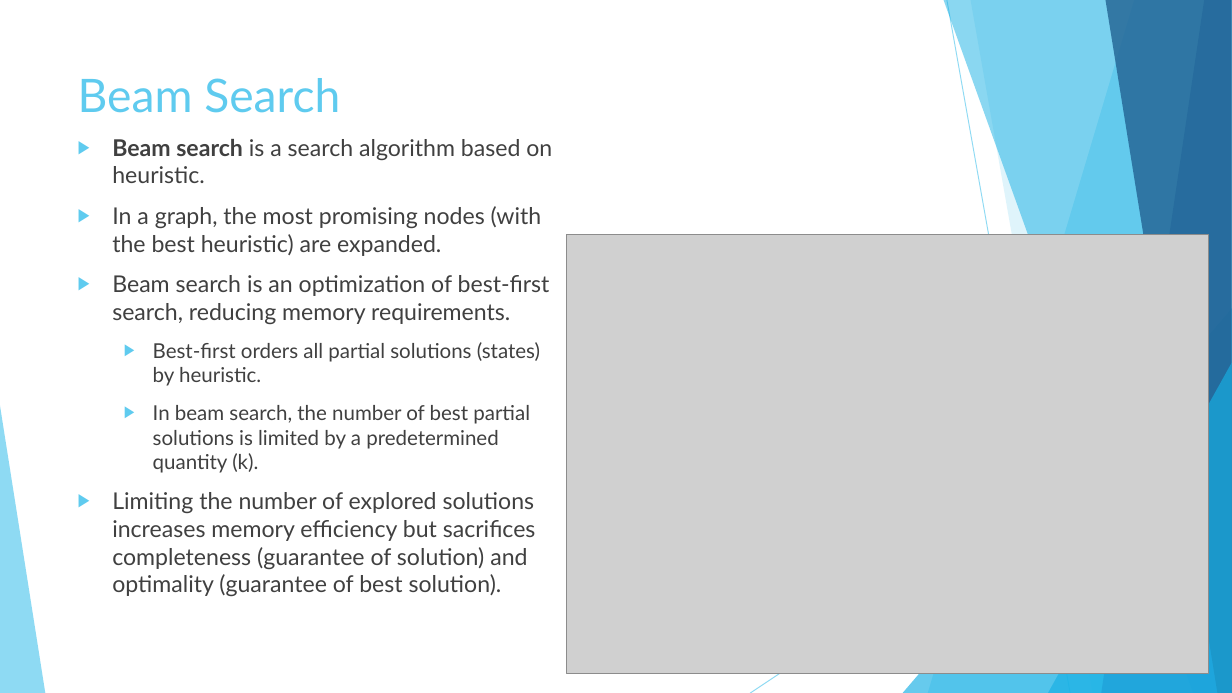
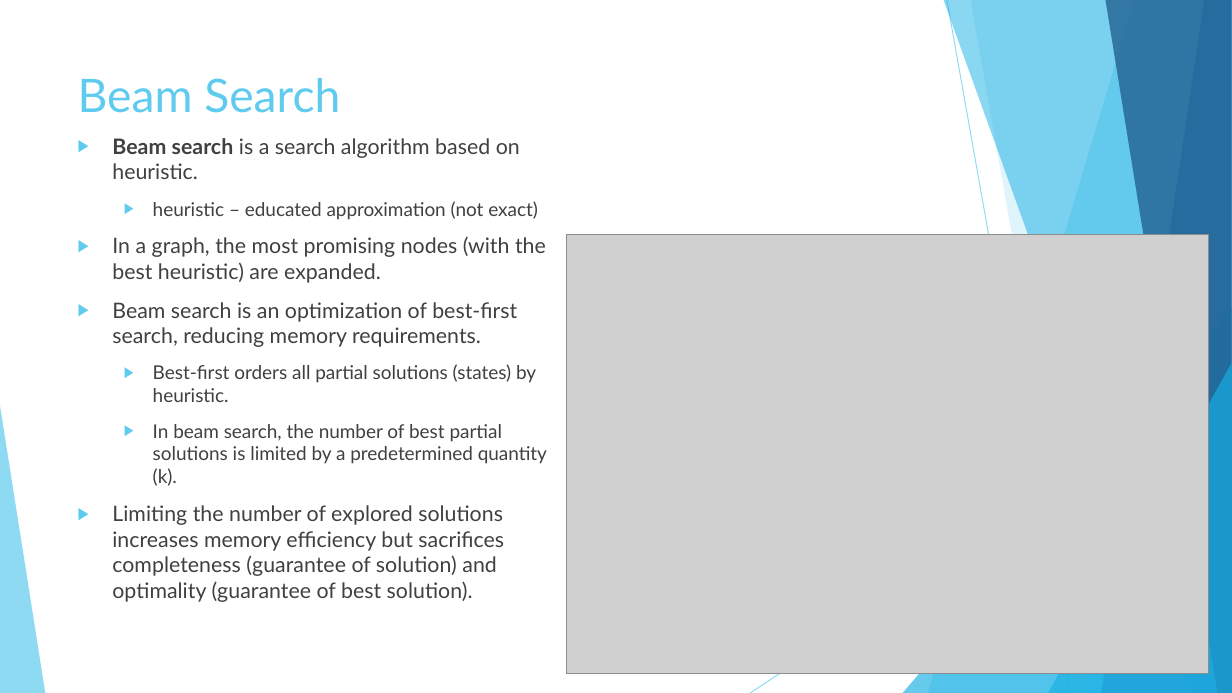
Before and after one commit to nbelliot/comp401, a slide deck: slide 2 of presentation2/Presentation.pptx. Drawn at 1232x693 pixels with LibreOffice and Linux fonts; fonts in the diff are those of the drawing; grey boxes stand for pictures. Boxes give left, top, right and bottom in pixels: in the first picture for what was removed or moved away, otherwise in the second. Text is boxed around its words. In the diff, an @@ line names an element or a change of style, - is before the commit and + after.

```diff
--- a/presentation2/Presentation.pptx
+++ b/presentation2/Presentation.pptx
@@ text at (x1=112, y1=138, x2=547, y2=602): size 18 to 16.6 pt in "Beam search is a search algorithm based ...", "In a graph, the most promising nodes ...", "Beam search is an optimization of best-first ...", "Limiting the number of explored solutions increases ..."; size 16 to 14.8 pt in "Best-first orders all partial solutions (states) by ...", "In beam search, the number of best ..." @@
@@ text at (x1=153, y1=201, x2=538, y2=220): paragraph added @@
+  ▶ heuristic – educated approximation (not exact)
```
Also in this commit, not shown: 2 other slides changed, 2 slides added, 1 slide removed, 3 other files.
